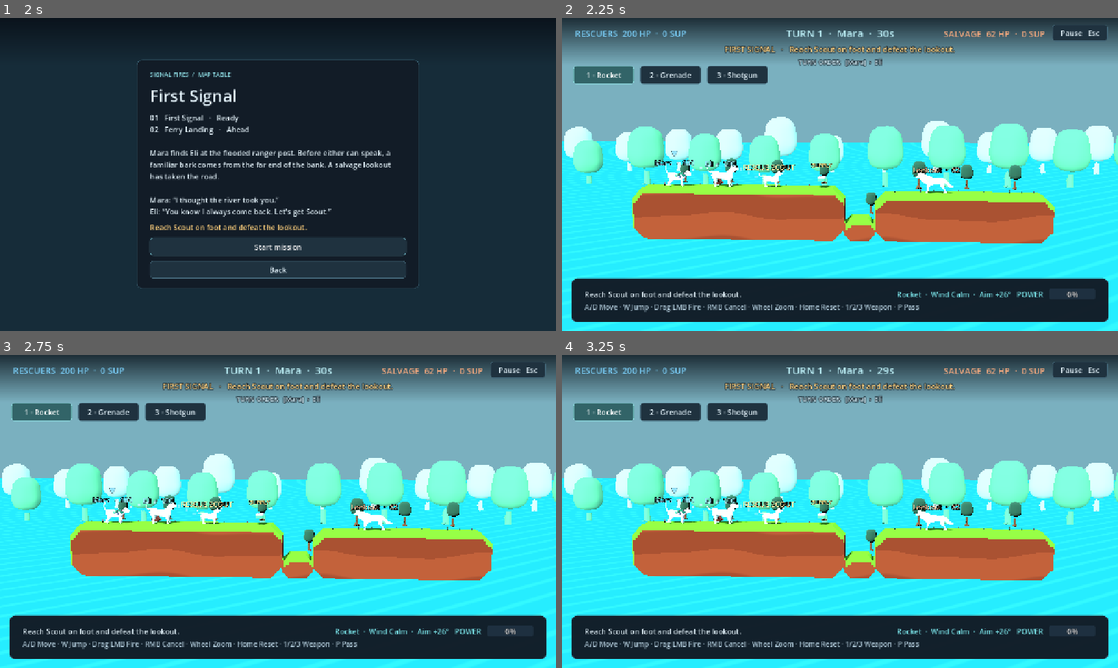
Above: before the commit, frames 1-4 (two rows, left to right).
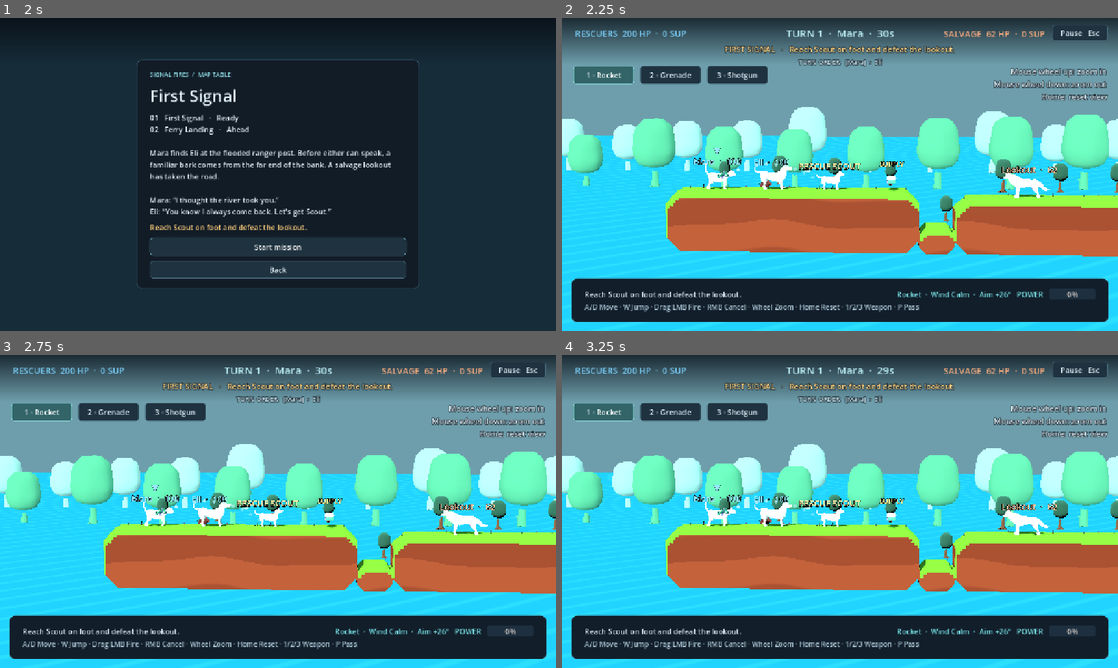
Above: after the commit, the same moments.

Repository: barbarosisik/modern_worms
Game: Godot game, scene res://scenes/main.tscn
The game is run twice, just before and just after one commit, with the same random seed, the same clock (stepped at 60 frames per second) and the same inputs.
Inputs:
- Up to frame 1 (2 s): click "New story" at 0.5 s; click "Begin story" at 1.25 s
- Up to frame 2 (2.25 s): click "Start mission" at 2 s
- Up to frame 3 (2.75 s): no input
- Up to frame 4 (3.25 s): click "1 - Rocket" at 2.75 s

Frame 1 is identical in both runs. In frame 2, 40% of the frame differs, in the area x 0-100%, y 16-100%; in frame 3, 40%; in frame 4, 40%.

Commit message:
Improve character visibility and explain battle zoom controls

Diff:
--- a/scenes/main.tscn
+++ b/scenes/main.tscn
@@ -526,6 +526,22 @@
 horizontal_alignment = 1
 text = "TURN 1  ·  Blue 1  ·  30s"
 
+[node name="ZoomHint" type="Label" parent="Interface/MatchHud"]
+layout_mode = 1
+anchor_left = 1.0
+anchor_right = 1.0
+offset_left = -350.0
+offset_top = 110.0
+offset_right = -26.0
+offset_bottom = 182.0
+mouse_filter = 2
+theme_override_colors/font_color = Color(0.89, 0.95, 0.98, 1)
+theme_override_colors/font_outline_color = Color(0.04, 0.07, 0.1, 0.96)
+theme_override_constants/outline_size = 5
+theme_override_font_sizes/font_size = 18
+horizontal_alignment = 2
+text = "Mouse wheel up: zoom in\nMouse wheel down: zoom out\nHome: reset view"
+
 [node name="BlueHealth" type="Label" parent="Interface/MatchHud"]
 unique_name_in_owner = true
 layout_mode = 0
--- a/scenes/match_arena.tscn
+++ b/scenes/match_arena.tscn
@@ -6,7 +6,7 @@
 
 [sub_resource type="Environment" id="Environment"]
 background_mode = 1
-background_color = Color(0.48, 0.69, 0.75, 1)
+background_color = Color(0.432, 0.621, 0.675, 1)
 background_canvas_max_layer = -1
 ambient_light_source = 3
 ambient_light_color = Color(0.68, 0.8, 1, 1)
@@ -59,7 +59,7 @@
 
 [node name="Camera3D" type="Camera3D" parent="."]
 position = Vector3(18.5, 11, 44)
-fov = 27.0
+fov = 23.0
 environment = SubResource("Environment")
 
 [node name="Sun" type="DirectionalLight3D" parent="."]
--- a/scripts/match/match_arena.gd
+++ b/scripts/match/match_arena.gd
@@ -13,6 +13,7 @@
 const START_ANGLE := 26.0
 const FLASH_DURATION := 0.24
 const COMPUTER_WAIT_TICKS := 12
+const START_CAMERA_FOV := 23.0
 
 @onready var terrain_mesh: TerrainMesh = $TerrainMesh
 @onready var camera: Camera3D = $Camera3D
@@ -98,13 +99,25 @@
 	computer_enabled = against_computer
 	simulation.reset(mission, skirmish_map)
 	_computer.error_scale = mission.cpu_error_scale if mission != null else 1.0
+	var camera_focus := Vector3(15.5, 5.5, 0.0)
 	if mission != null and mission.index == 0:
 		camera.position = Vector3(14.4, 8.6, 32.5)
-		camera.look_at(Vector3(12.5, 4.4, 0.0))
+		camera_focus = Vector3(12.5, 4.4, 0.0)
 	else:
 		camera.position = Vector3(18.5, 11.0, 44.0)
-		camera.look_at(Vector3(15.5, 5.5, 0.0))
-	camera.fov = 27.0
+	# Keep the opening team in the left third of a slightly closer view.
+	var team_center := 0.0
+	var team_count := 0
+	for unit in simulation.units:
+		if unit.team == 0:
+			team_center += unit.feet.x
+			team_count += 1
+	if team_count > 0:
+		var shift := team_center / team_count + 4.0 - camera_focus.x
+		camera.position.x += shift
+		camera_focus.x += shift
+	camera.look_at(camera_focus)
+	camera.fov = START_CAMERA_FOV
 	_home_camera = camera.transform
 	battlefield.dress(simulation.terrain, mission.index if mission != null else 1)
 	terrain_mesh.rebuild_all(simulation.terrain)
@@ -169,7 +182,7 @@
 			return
 	if event is InputEventKey and event.pressed and event.keycode == KEY_HOME and not _aim_controls.is_dragging():
 		camera.transform = _home_camera
-		camera.fov = 27.0
+		camera.fov = START_CAMERA_FOV
 	if event is InputEventKey and event.pressed and event.keycode == KEY_3:
 		select_weapon(ArtilleryShot.Weapon.SHOTGUN)
 	if event.is_action_pressed("unit_jump"):
--- a/scripts/presentation/battlefield.gd
+++ b/scripts/presentation/battlefield.gd
@@ -82,7 +82,7 @@
 
 func _tint(node: Node3D, color: Color) -> void:
 	var material := StandardMaterial3D.new()
-	material.albedo_color = color
+	material.albedo_color = color.darkened(0.12)
 	material.roughness = 1.0
 	material.diffuse_mode = BaseMaterial3D.DIFFUSE_TOON
 	material.specular_mode = BaseMaterial3D.SPECULAR_DISABLED
--- a/scripts/presentation/water.gdshader
+++ b/scripts/presentation/water.gdshader
@@ -5,7 +5,7 @@
 void fragment() {
 	float ripple = sin(world_point.x * 2.7 + world_point.z * 3.0 + TIME * 1.1);
 	float line = smoothstep(0.5, 1.0, ripple);
-	ALBEDO = mix(vec3(0.12, 0.52, 0.65), vec3(0.48, 0.83, 0.85), line * 0.08);
+	ALBEDO = mix(vec3(0.12, 0.52, 0.65), vec3(0.48, 0.83, 0.85), line * 0.08) * 0.9;
 	ROUGHNESS = 0.82;
 	METALLIC = 0.0;
 }
--- a/tests/aim_checks.gd
+++ b/tests/aim_checks.gd
@@ -63,6 +63,15 @@
 	var game := arena.simulation
 	var guide := arena.trajectory_guide
 	var power := app.get_node("%MatchPower") as ProgressBar
+	var zoom_hint := app.get_node("Interface/MatchHud/ZoomHint") as Label
+	_expect(zoom_hint.is_visible_in_tree() and zoom_hint.mouse_filter == Control.MOUSE_FILTER_IGNORE,
+		"Visible zoom instructions do not intercept firing.")
+	_expect(arena.camera.fov < 27.0, "The battle opens closer to the player characters.")
+	var opening_transform := arena.camera.transform
+	for unit in game.units:
+		if unit.team == 0:
+			var screen_point := arena.camera.unproject_position(Vector3(unit.feet.x, unit.feet.y + 0.5, 0))
+			_expect(Rect2(30, 180, 1220, 400).has_point(screen_point), "Opening view keeps each player character clear of the HUD.")
 	_expect(not paused and game.shot == null, "The click starting a match does not fire a shot.")
 	var point := Vector2(620.0, 280.0)
 	var strong_pull := point + Vector2(205.0, 115.0)
@@ -87,8 +96,12 @@
 	_expect(game.shot == null and not arena._aim_controls.is_dragging(), "Right-click cancels without firing on release.")
 	_send(wheel.duplicate())
 	_expect(arena.camera.fov < old_fov, "Wheel zoom works outside a drag.")
+	wheel.button_index = MOUSE_BUTTON_WHEEL_DOWN
+	_send(wheel.duplicate())
+	_expect(arena.camera.fov == old_fov, "Scrolling down zooms back out.")
+	_send(wheel.duplicate())
 	_tap(KEY_HOME)
-	_expect(arena.camera.fov == 27.0, "Home restores the battle camera.")
+	_expect(arena.camera.fov == old_fov and arena.camera.transform == opening_transform, "Home restores the closer opening view.")
 
 	_mouse_button(point, true)
 	_mouse_motion(strong_pull)
Not shown, changed: PROJECT_LOG.md
